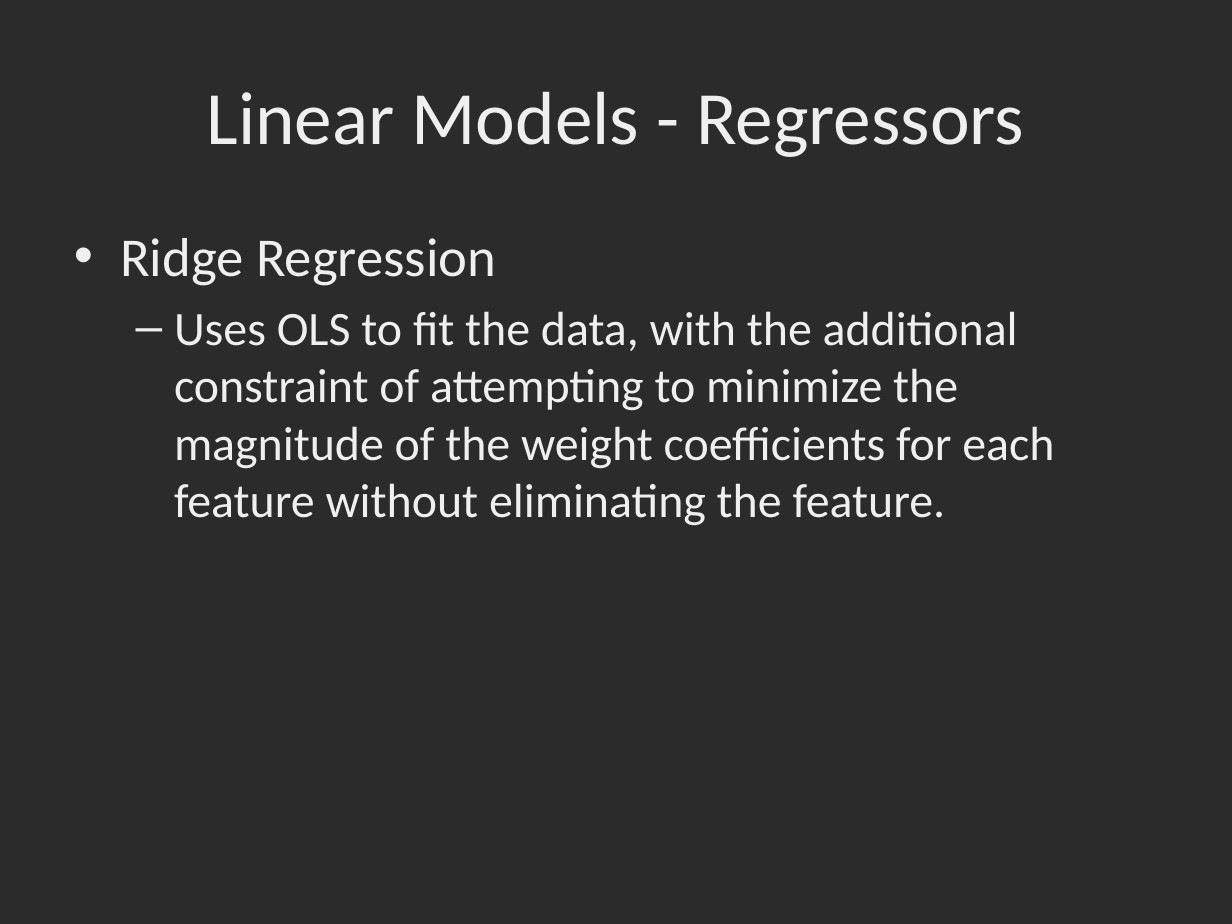
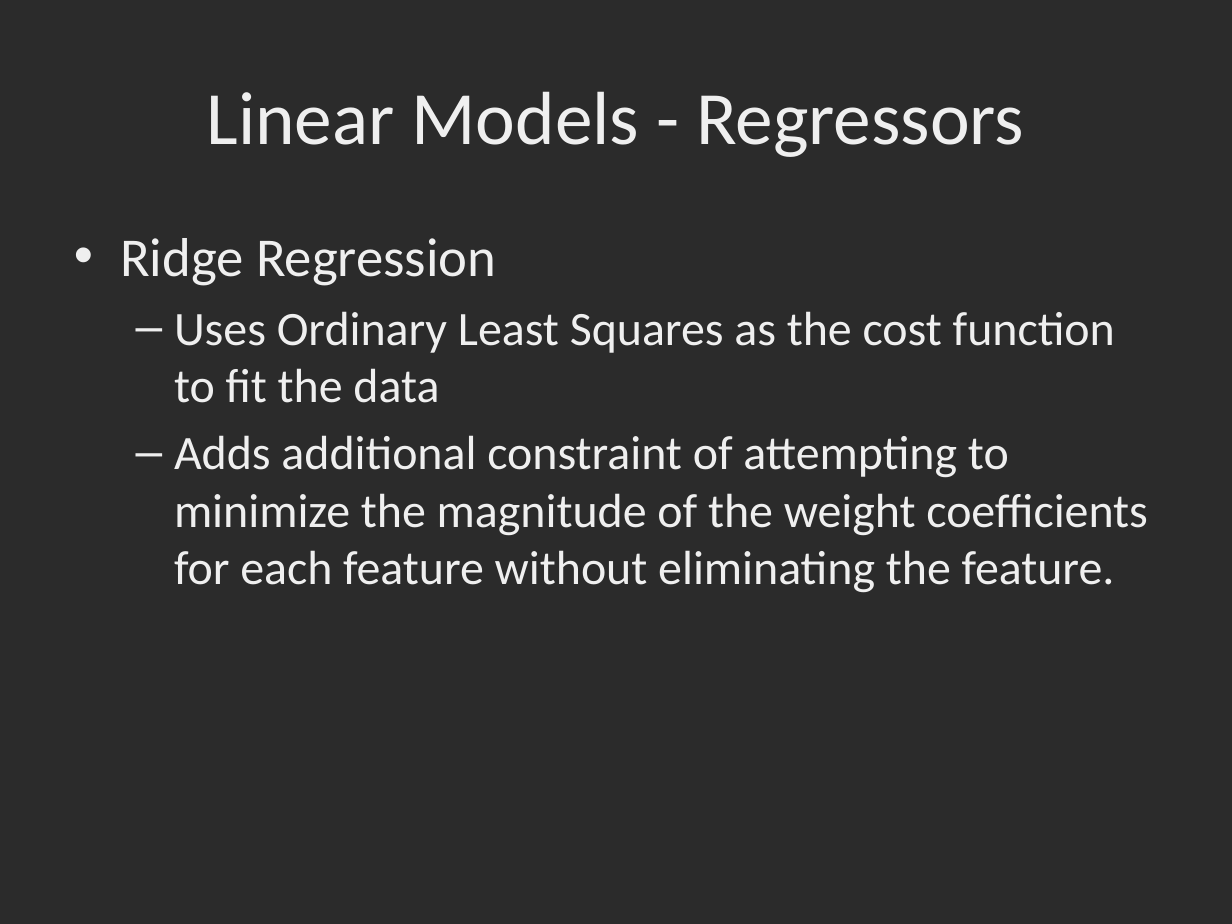
Before and after one commit to dbowmans46/PracticalProgramming, a slide deck: slide 104 of Session 7 - Python/Instructional Material/Session 7 - Python Brief Intro to Machine Learning with Scikit Learn.pptx (slide 100 before the commit). Drawn at 1232x924 pixels with LibreOffice and Linux fonts; fonts in the diff are those of the drawing; background and template pictures are left out; a plain dark background stands for a picture behind light text. Boxes give left, top, right and bottom in pixels: in the first picture for what was removed or moved away, otherwise in the second. Text is boxed around its words. In the diff, an @@ line names an element or a change of style, - is before the commit and + after.

Commit message:
Added in-class exercise slides, fixed typos, cleaned up slides, added gamma example, added skeleton for regressor metrics, grouped slides, added references, added formulas to regression slides, fixed LinearSVC arguments.

```diff
--- a/Session 7 - Python/Instructional Material/Session 7 - Python Brief Intro to Machine Learning with Scikit Learn.pptx
+++ b/Session 7 - Python/Instructional Material/Session 7 - Python Brief Intro to Machine Learning with Scikit Learn.pptx
@@ text at box(174, 311, 1148, 593): text changed @@
-  – Uses OLS to fit the data, with the additional constraint of attempting to minimize the magnitude of the weight coefficients for each feature without eliminating the feature.
+  – Uses Ordinary Least Squares as the cost function to fit the data
+  – Adds additional constraint of attempting to minimize the magnitude of the weight coefficients for each feature without eliminating the feature.
```
Also in this commit, not shown: 30 other slides changed, 16 slides added, 3 slides removed, 1 other file.
